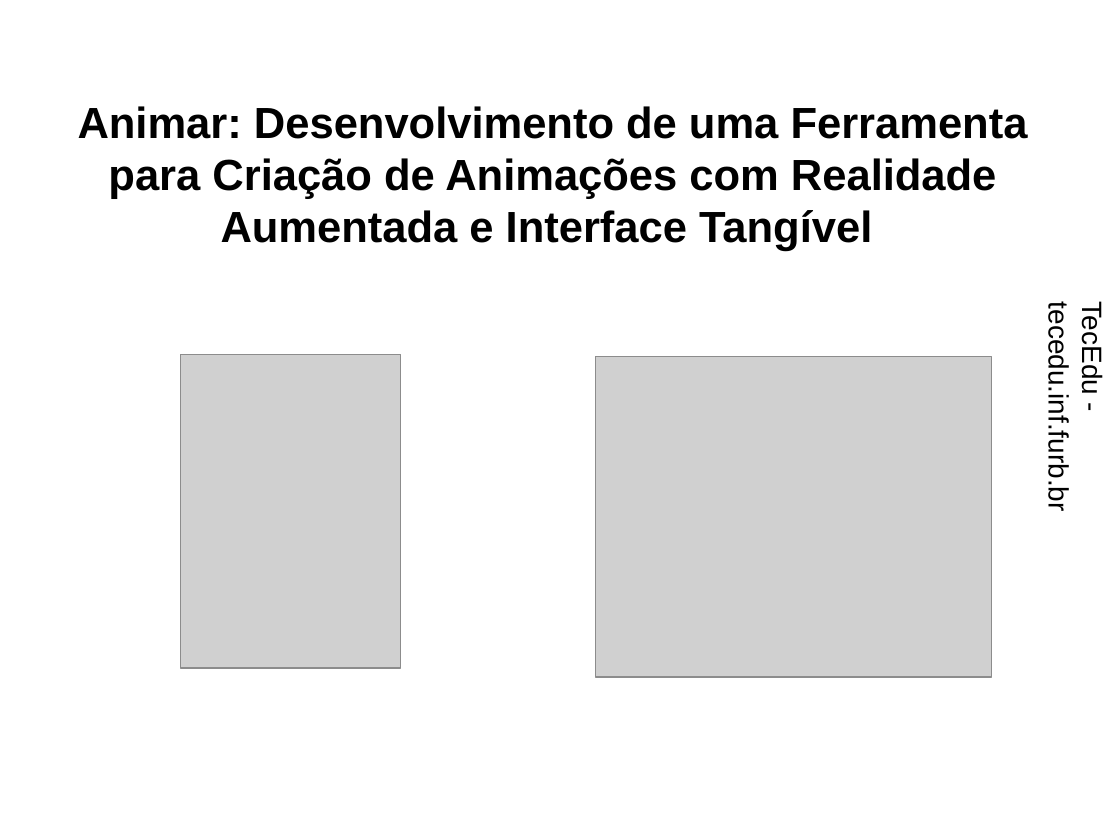
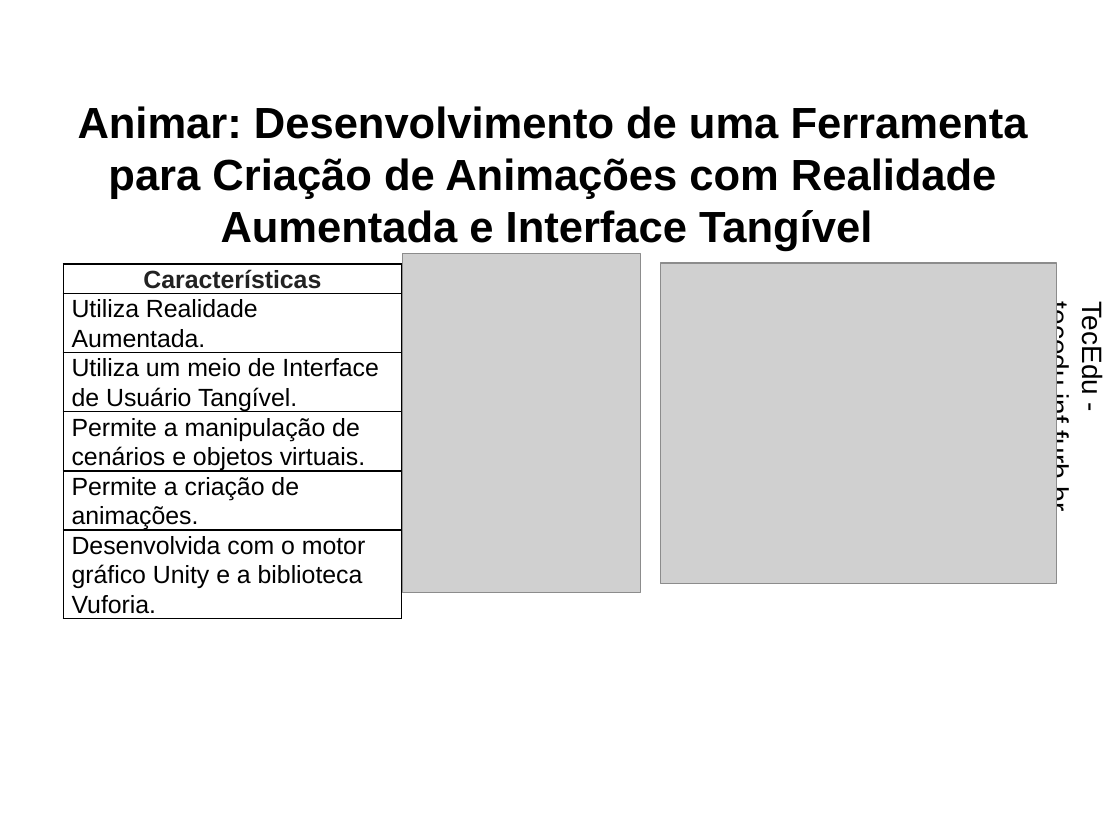
Before and after one commit to dalton-reis/tcc_RodrigoWernkePereira, a slide deck: slide 9 of Apresentação/EcosAR.pptx. Drawn at 1120x840 pixels with LibreOffice and Linux fonts; fonts in the diff are those of the drawing; grey boxes stand for pictures; background and template pictures are left out. Boxes give left, top, right and bottom in pixels: in the first picture for what was removed or moved away, otherwise in the second. Text is boxed around its words. In the diff, an @@ line names an element or a change of style, - is before the commit and + after.

```diff
--- a/Apresentação/EcosAR.pptx
+++ b/Apresentação/EcosAR.pptx
@@ table added at (63,264,401,634), 6 rows, 1 columns @@
+Características
+Utiliza Realidade Aumentada.
+Utiliza um meio de Interface de Usuário Tangível.
+Permite a manipulação de cenários e objetos virtuais.
+Permite a criação de animações.
+Desenvolvida com o motor gráfico Unity e a biblioteca Vuforia.
@@ picture: place and size @@
-picture at (180,354,401,668)
+picture at (402,253,641,592)
@@ picture: place and size @@
-picture at (595,356,991,676)
+picture at (661,263,1057,584)
```
Also in this commit, not shown: 6 other slides changed, 1 slide added, 1 slide removed.
